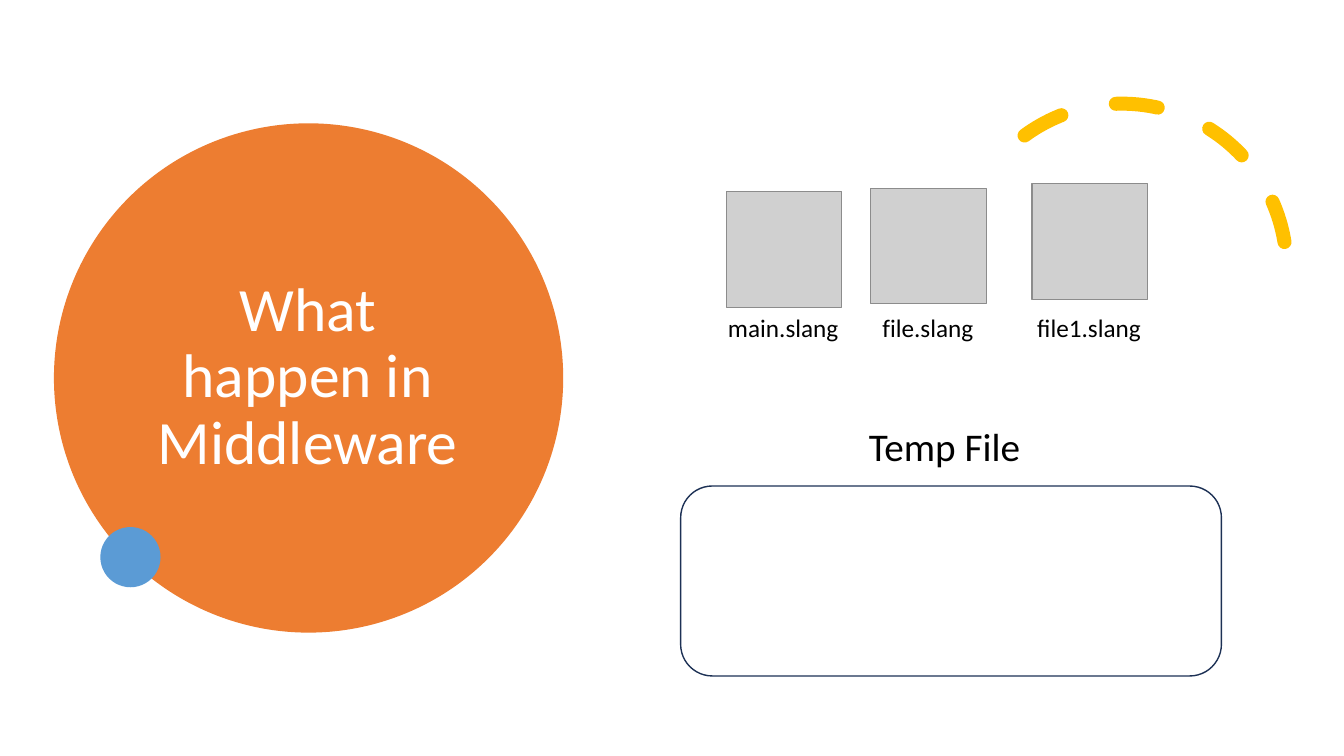
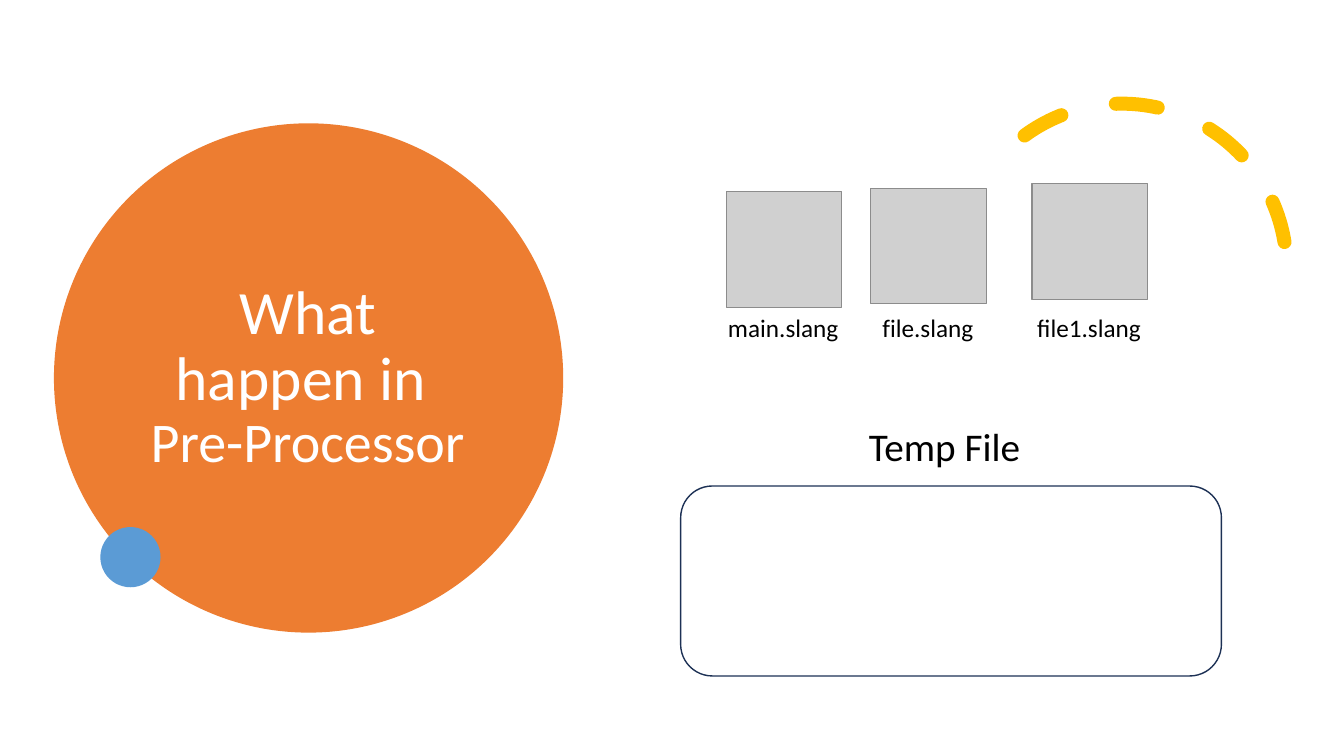
Before and after one commit to HaruTzuki/SlangIDE, a slide deck: slide 4 of Presentation/Slang IDE.pptx (slide 7 before the commit). Drawn at 1344x756 pixels with LibreOffice and Linux fonts; fonts in the diff are those of the drawing; grey boxes stand for pictures; background and template pictures are left out. Boxes give left, top, right and bottom in pixels: in the first picture for what was removed or moved away, otherwise in the second. Text is boxed around its words. In the diff, an @@ line names an element or a change of style, - is before the commit and + after.

```diff
--- a/Presentation/Slang IDE.pptx
+++ b/Presentation/Slang IDE.pptx
@@ title at [151,291,465,463]: text changed; size 44 to 40 pt @@
-What happen in Middleware
+What happen in
+Pre-Processor
```
Also in this commit, not shown: 4 other slides changed, 1 slide added, 3 slides removed, 11 other files.
